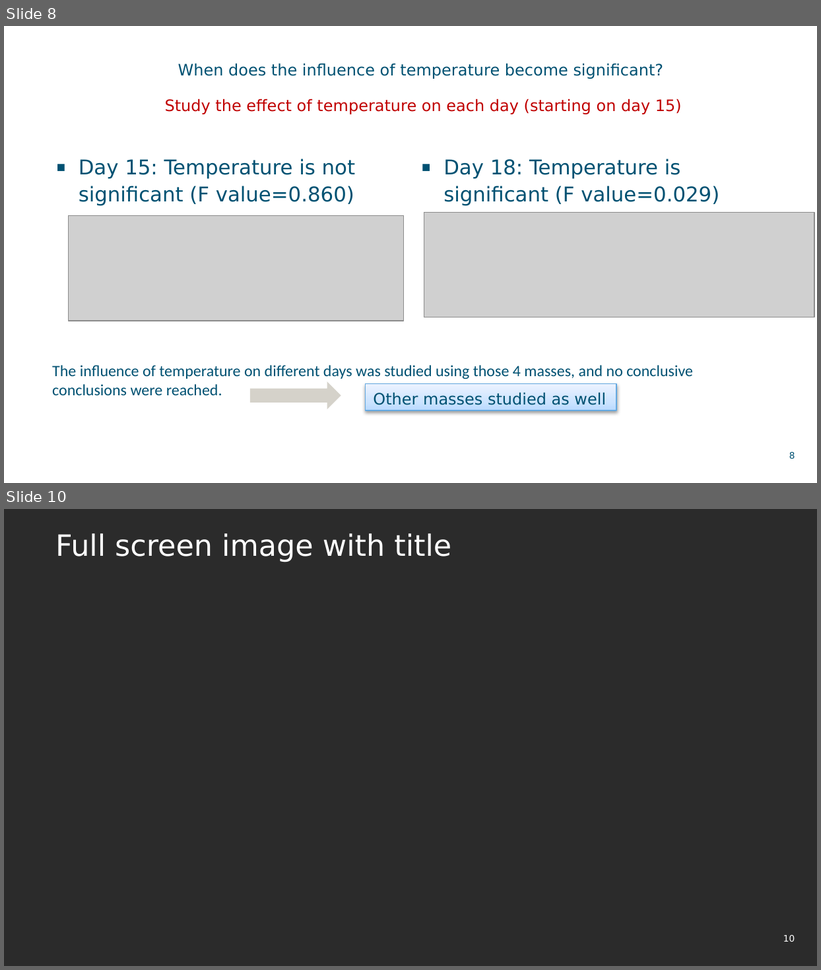
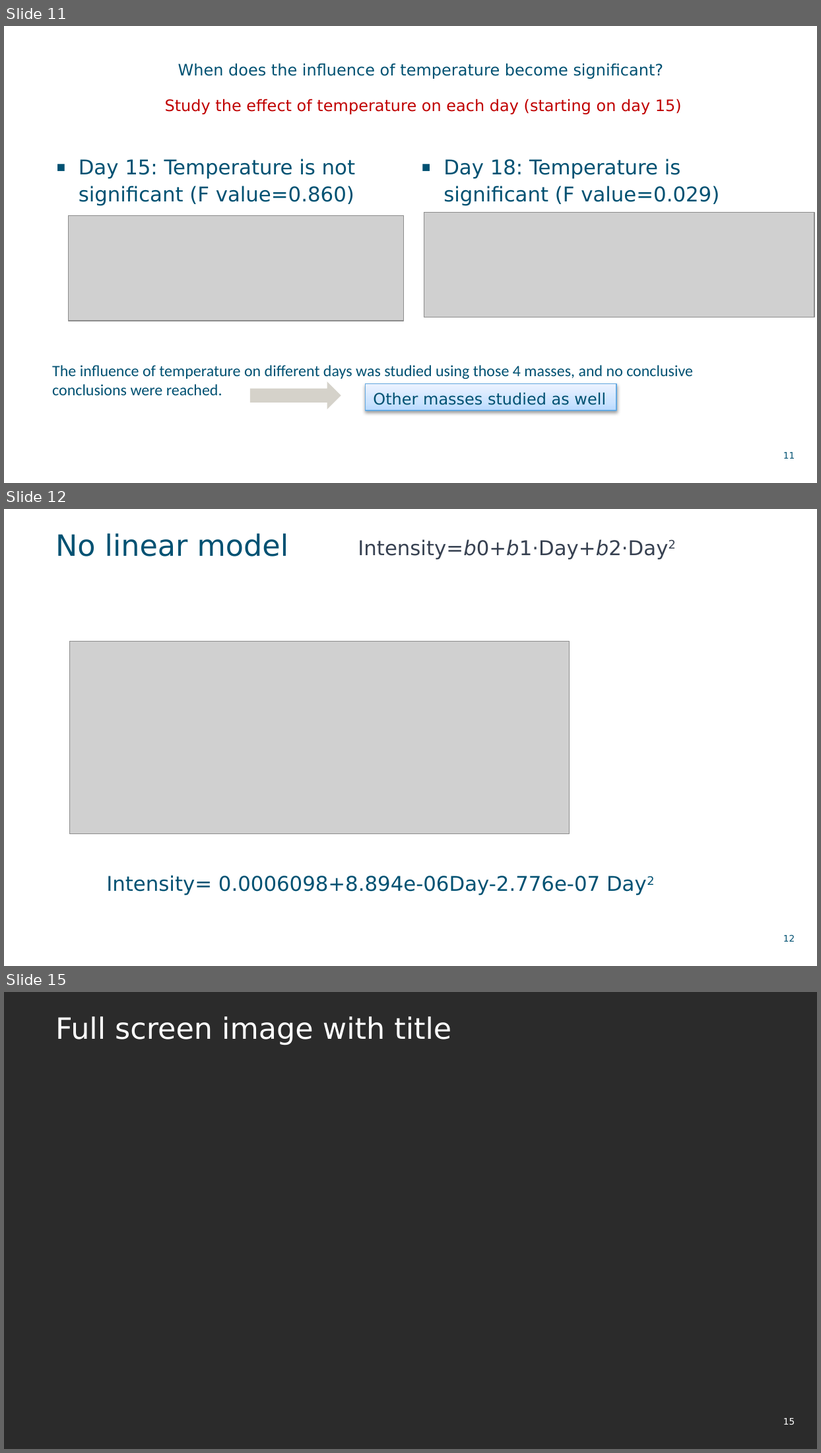
Before and after one commit to MMBDD/Serbia, a slide deck: Brines/UF.pptx. Shown one above the other, each under a label of ours: slides 8 and 10 before the commit, slides 11, 12 and 15 after it; the slides between them are not shown. The pictures are 821x970 and 821x1453 pixels, drawn with LibreOffice and Linux fonts; fonts in the diff are those of the drawing; grey boxes stand for pictures; background and template pictures are left out; a plain dark background stands for a picture behind light text. Boxes give left, top, right and bottom in pixels: in the first picture for what was removed or moved away, otherwise in the second. Text is boxed around its words. In the diff, an @@ line names an element or a change of style, - is before the commit and + after.

```diff
--- a/Brines/UF.pptx
+++ b/Brines/UF.pptx
@@ slide 12 added at (x1=4, y1=509, x2=817, y2=966), background picture (left out) @@
@@ title added at (x1=54, y1=524, x2=795, y2=576), outline #005172 0 pt, 26 pt, text #005172 @@
+No linear model
@@ text added at (x1=358, y1=539, x2=668, y2=559), 18 pt, text #374151 @@
+Intensity=b0+b1⋅Day+b2⋅Day2
@@ picture added at (x1=70, y1=641, x2=570, y2=834) @@
@@ text added at (x1=106, y1=875, x2=600, y2=896), 18 pt, text #005172 @@
+Intensity= 0.0006098+8.894e-06Day-2.776e-07 Day2
@@ page number added at (x1=783, y1=935, x2=795, y2=942), 8 pt, text #005172 @@
+12
@@ what was slide 8 is now slide 11 @@
@@ page number at (x1=783, y1=452, x2=795, y2=459): text changed @@
-8
+11
@@ what was slide 10 is now slide 15 @@
@@ page number at (x1=783, y1=1418, x2=795, y2=1425): text changed @@
-10
+15
```
Also in this commit, not shown: 5 other slides added, 1 slide removed.
